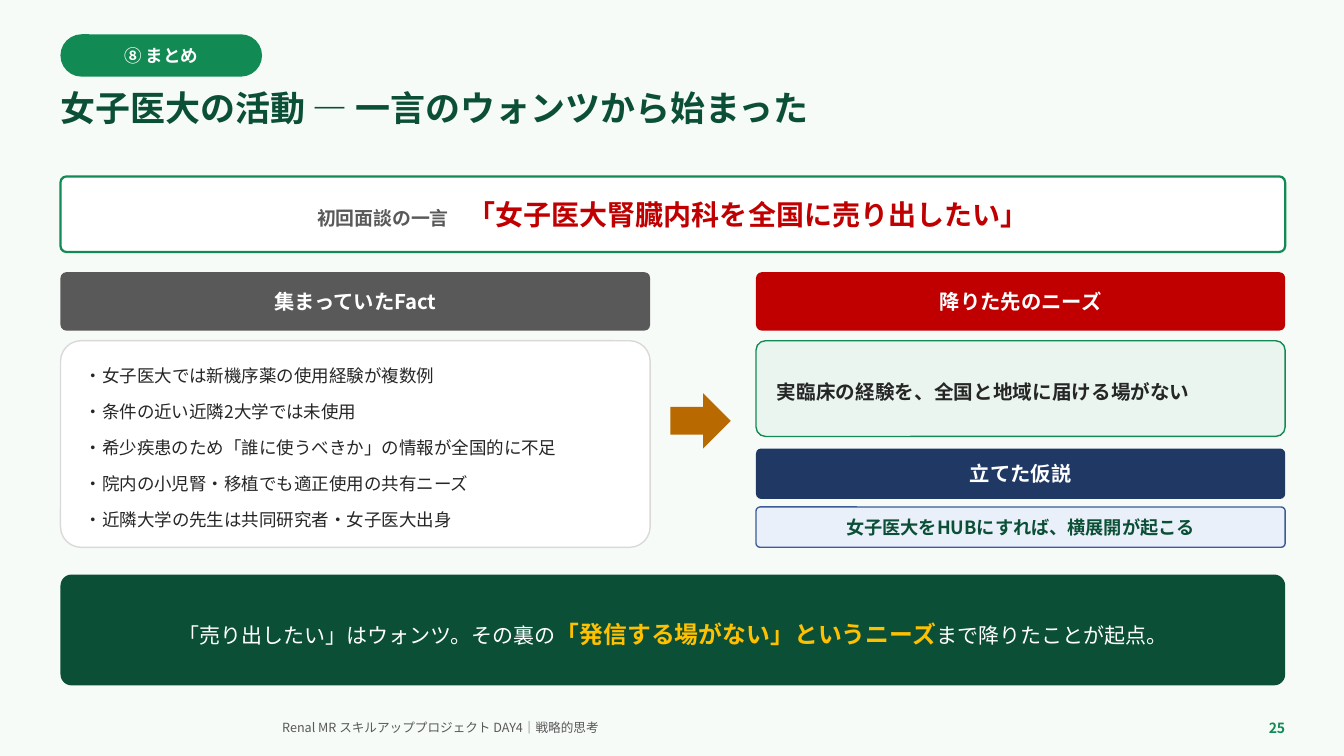
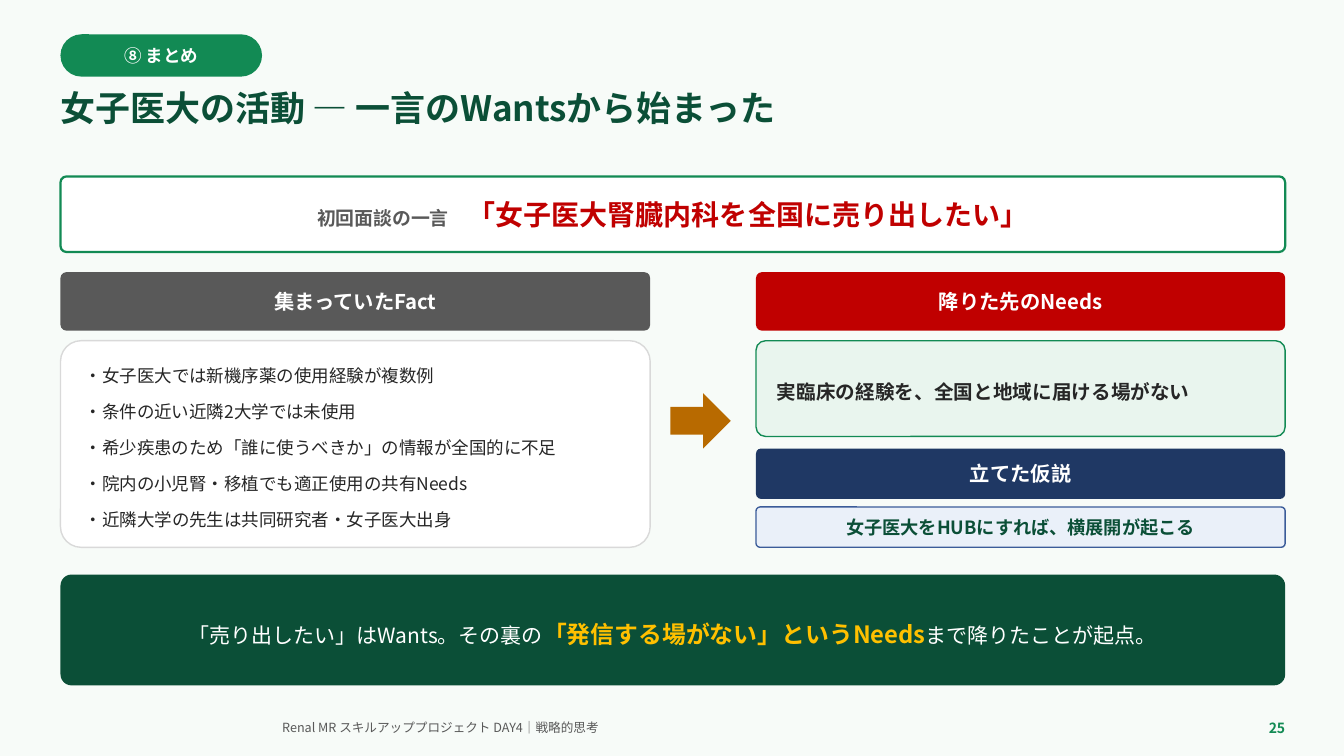
Before and after one commit to TAKUYA-1187/Claude, a slide deck: slide 25 of novartis_training/DAY4_ちょっと分かるだけで世界が変わる.pptx. Drawn at 1344x756 pixels with LibreOffice and Linux fonts; fonts in the diff are those of the drawing; background and template pictures are left out. Boxes give left, top, right and bottom in pixels: in the first picture for what was removed or moved away, otherwise in the second. Text is boxed around its words. In the diff, an @@ line names an element or a change of style, - is before the commit and + after.

```diff
--- a/novartis_training/DAY4_ちょっと分かるだけで世界が変わる.pptx
+++ b/novartis_training/DAY4_ちょっと分かるだけで世界が変わる.pptx
@@ text at (x1=60, y1=91, x2=775, y2=124): text changed @@
-女子医大の活動 — 一言のウォンツから始まった
+女子医大の活動 — 一言のWantsから始まった
@@ text in rounded rectangle at (x1=939, y1=291, x2=1103, y2=311): text changed @@
-降りた先のニーズ
+降りた先のNeeds
@@ text in rounded rectangle at (x1=85, y1=475, x2=468, y2=492): text changed @@
-・院内の小児腎・移植でも適正使用の共有ニーズ
+・院内の小児腎・移植でも適正使用の共有Needs
@@ text in rounded rectangle at (x1=189, y1=622, x2=1157, y2=646): text changed @@
-「売り出したい」はウォンツ。その裏の「発信する場がない」というニーズまで降りたことが起点。
+「売り出したい」はWants。その裏の「発信する場がない」というNeedsまで降りたことが起点。
```
Also in this commit, not shown: 21 other slides changed, 2 other files.
